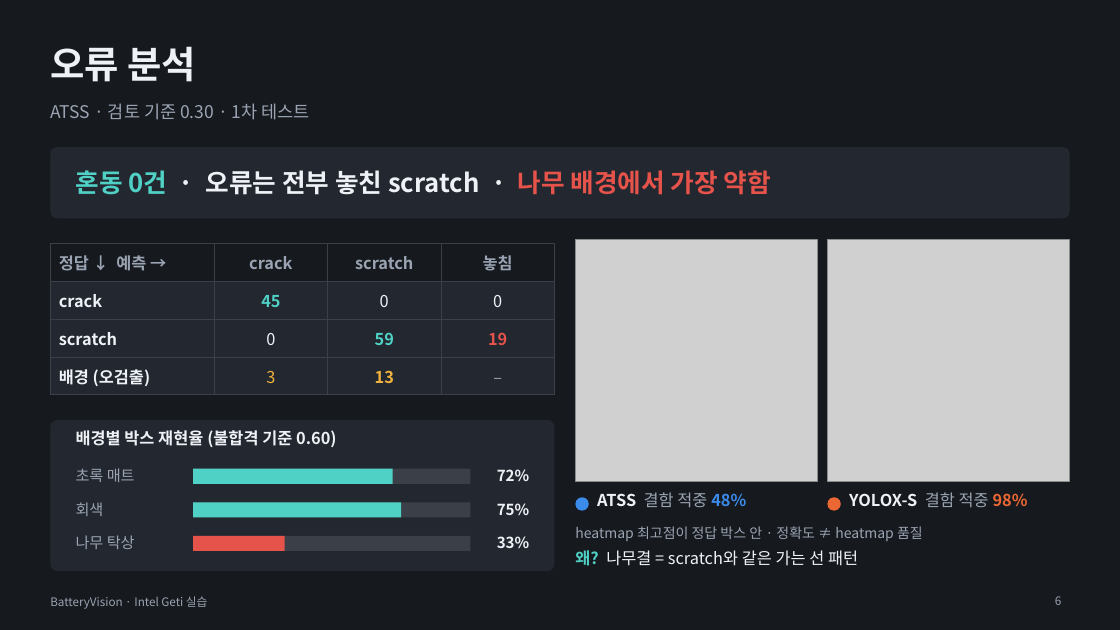
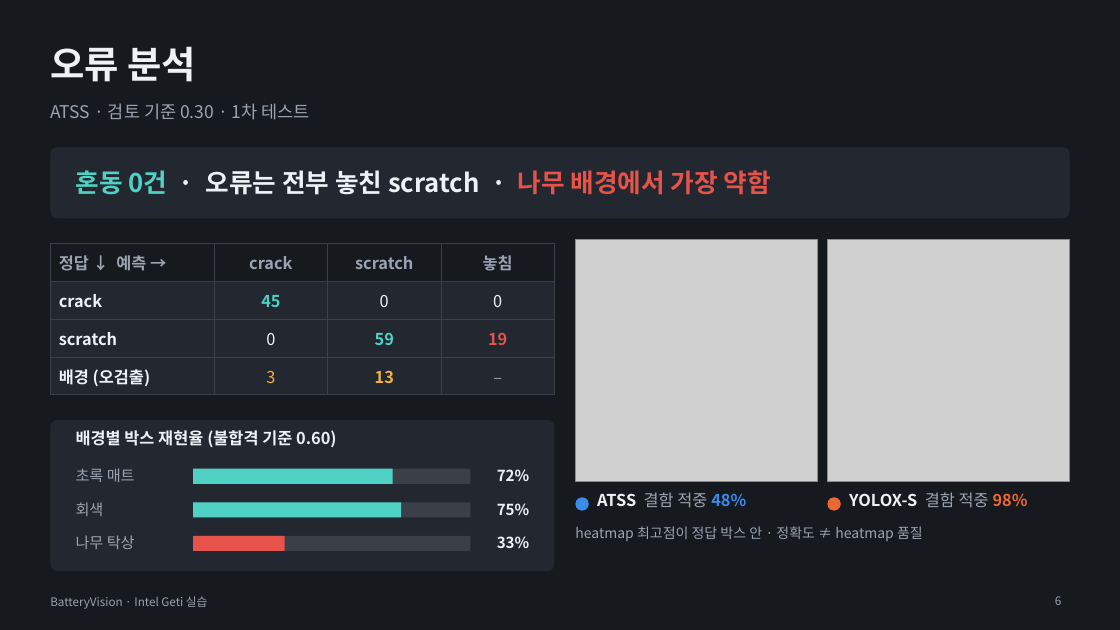
Before and after one commit to se4nchoi/batteryvision, a slide deck: slide 6 of docs/submission/BatteryVision_발표.pptx. Drawn at 1120x630 pixels with LibreOffice and Linux fonts; fonts in the diff are those of the drawing; grey boxes stand for pictures. Boxes give left, top, right and bottom in pixels: in the first picture for what was removed or moved away, otherwise in the second. Text is boxed around its words. In the diff, an @@ line names an element or a change of style, - is before the commit and + after.

```diff
--- a/docs/submission/BatteryVision_발표.pptx
+++ b/docs/submission/BatteryVision_발표.pptx
@@ text removed at box(575, 550, 858, 566) @@
-왜? 나무결 = scratch와 같은 가는 선 패턴
```
Also in this commit, not shown: 5 other slides changed, 1 slide added, 1 other file.
